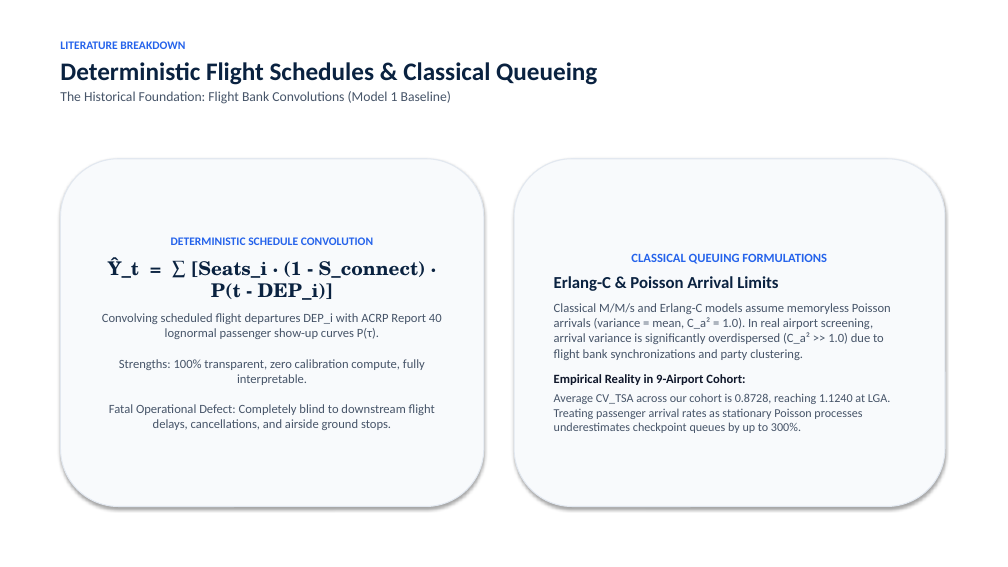
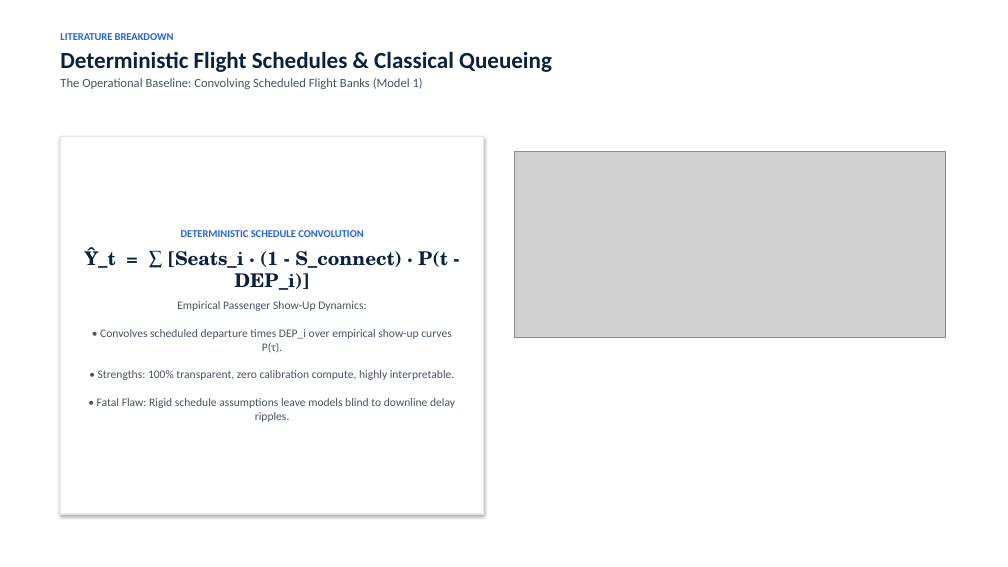
Before and after one commit to leila-gleich/final-thesis, a slide deck: slide 10 of Recommended-Thesis-Defense-Deck.pptx. Drawn at 1008x567 pixels with LibreOffice and Linux fonts; fonts in the diff are those of the drawing; grey boxes stand for pictures. Boxes give left, top, right and bottom in pixels: in the first picture for what was removed or moved away, otherwise in the second. Text is boxed around its words. In the diff, an @@ line names an element or a change of style, - is before the commit and + after.

Commit message:
refactor(presentation): redesign recommended deck with embedded publication figures, SmartArt process flows, and centered formulas

```diff
--- a/Recommended-Thesis-Defense-Deck.pptx
+++ b/Recommended-Thesis-Defense-Deck.pptx
@@ text at (x1=60, y1=33, x2=552, y2=72): size 11 to 10 pt in "LITERATURE BREAKDOWN"; size 24 to 22 pt in "Deterministic Flight Schedules & Classical Queueing"; less space between paragraphs @@
@@ text "LITERATURE BREAKDOWN" moved from (x1=60, y1=41, x2=597, y2=104) to (x1=60, y1=33, x2=552, y2=89) @@
@@ text at (x1=60, y1=78, x2=423, y2=89): text changed; size 13 to 12 pt @@
-The Historical Foundation: Flight Bank Convolutions (Model 1 Baseline)
+The Operational Baseline: Convolving Scheduled Flight Banks (Model 1)
@@ rectangle "DETERMINISTIC SCHEDULE CONVOLUTION" resized from (x1=60, y1=159, x2=484, y2=507) to (x1=60, y1=136, x2=484, y2=514) @@
@@ rectangle "DETERMINISTIC SCHEDULE CONVOLUTION" at (x1=60, y1=136, x2=484, y2=514): rounded rectangle to rectangle; fill #F8FAFC to #FFFFFF @@
@@ rounded rectangle removed at (x1=514, y1=159, x2=945, y2=507) @@
-CLASSICAL QUEUING FORMULATIONS
-Erlang-C & Poisson Arrival Limits
-Classical M/M/s and Erlang-C models assume memoryless Poisson arrivals (variance = mean, C_a² = 1.0). In real airport screening, arrival variance is significantly overdispersed (C_a² >> 1.0) due to flight bank synchronizations and party clustering.
-Empirical Reality in 9-Airport Cohort:
-Average CV_TSA across our cohort is 0.8728, reaching 1.1240 at LGA. Treating passenger arrival rates as stationary Poisson processes underestimates checkpoint queues by up to 300%.
@@ picture added at (x1=514, y1=151, x2=945, y2=338) @@
@@ text in rectangle at (x1=85, y1=230, x2=448, y2=290): size 11 to 10 pt in "DETERMINISTIC SCHEDULE CONVOLUTION"; less space between paragraphs @@
@@ text in rectangle at (x1=97, y1=301, x2=455, y2=422): text changed; size 12 to 11 pt @@
-Convolving scheduled flight departures DEP_i with ACRP Report 40 lognormal passenger show-up curves P(τ).
-Strengths: 100% transparent, zero calibration compute, fully interpretable.
-Fatal Operational Defect: Completely blind to downstream flight delays, cancellations, and airside ground stops.
+Empirical Passenger Show-Up Dynamics:
+• Convolves scheduled departure times DEP_i over empirical show-up curves P(τ).
+• Strengths: 100% transparent, zero calibration compute, highly interpretable.
+• Fatal Flaw: Rigid schedule assumptions leave models blind to downline delay ripples.
```
Also in this commit, not shown: 23 other slides changed, 8 slides added, 8 slides removed, 2 other files.
